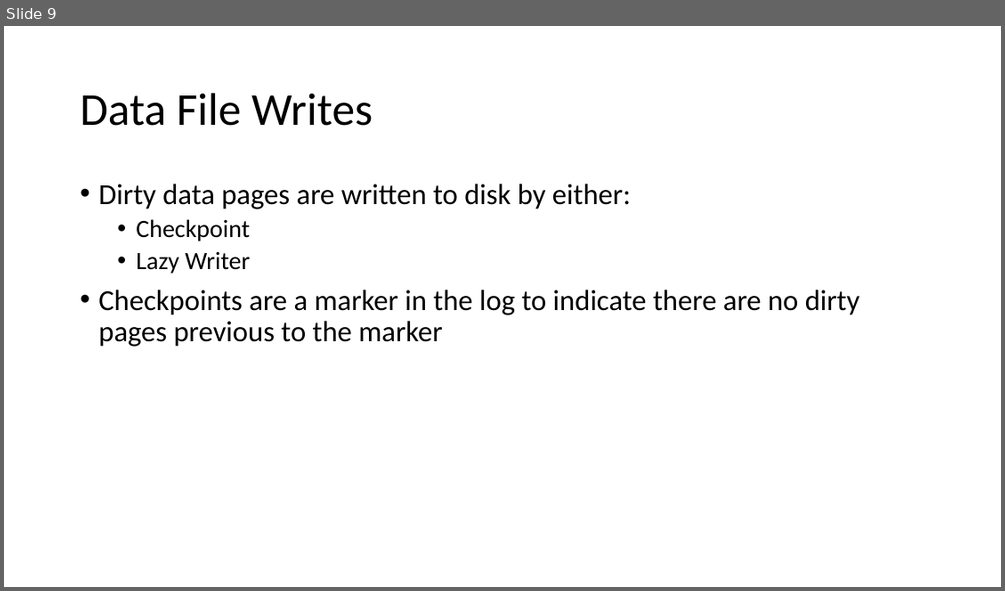
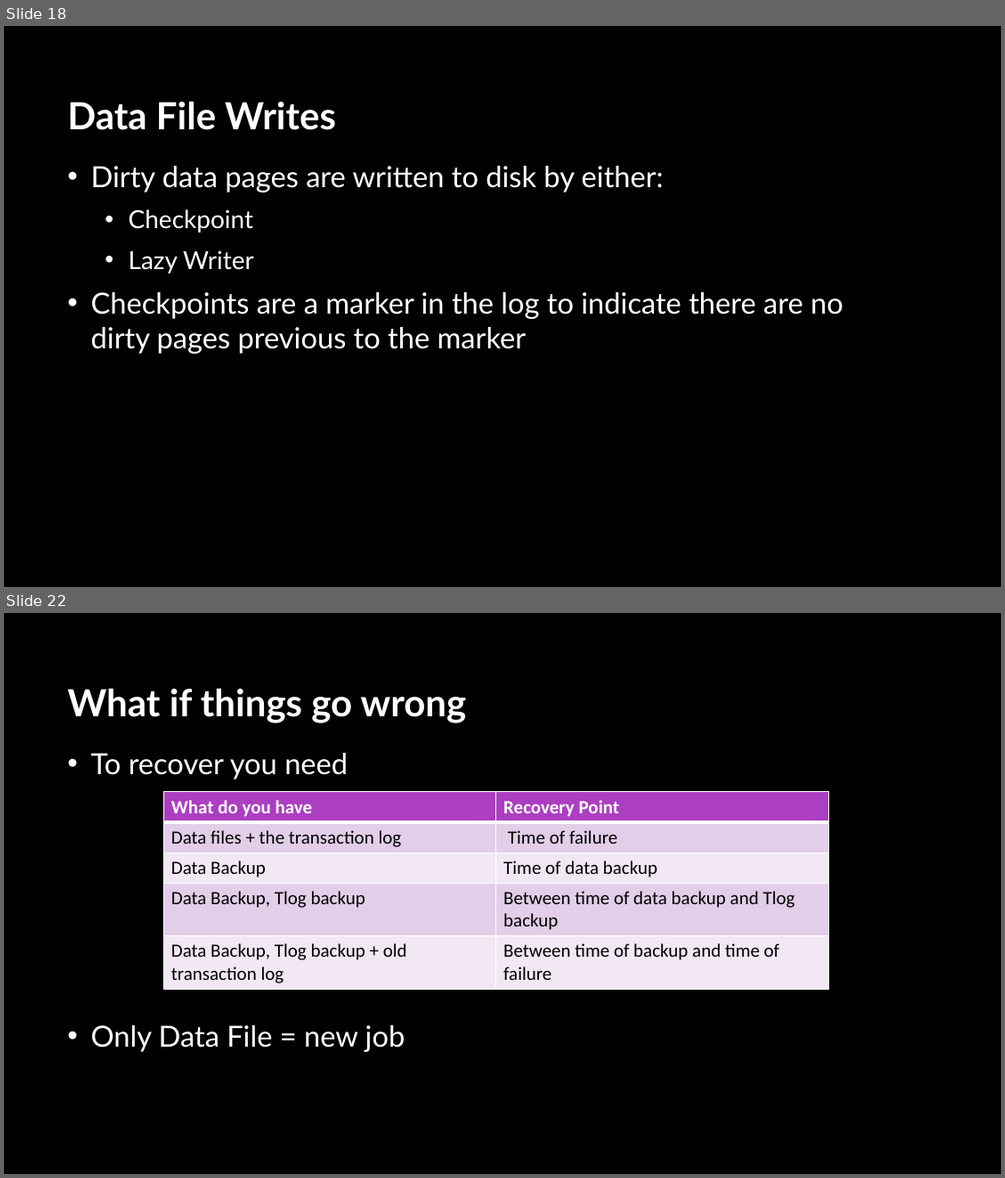
Before and after one commit to sabinio/SQLTraining, a slide deck: Slides/1. Logging.pptx. Shown one above the other, each under a label of ours: slide 9 before the commit, slides 18 and 22 after it; the slides between them are not shown. The pictures are 1005x591 and 1005x1178 pixels, drawn with LibreOffice and Linux fonts; fonts in the diff are those of the drawing; background and template pictures are left out. Boxes give left, top, right and bottom in pixels: in the first picture for what was removed or moved away, otherwise in the second. Text is boxed around its words. In the diff, an @@ line names an element or a change of style, - is before the commit and + after.

```diff
--- a/Slides/1. Logging.pptx
+++ b/Slides/1. Logging.pptx
@@ slide 22 added at (x1=4, y1=613, x2=1001, y2=1174), background picture (left out) @@
@@ title added at (x1=67, y1=688, x2=467, y2=723), 36 pt, text #FFFFFF, bold @@
+What if things go wrong
@@ text added at (x1=91, y1=753, x2=405, y2=1052), 28 pt, text #FFFFFF @@
+• To recover you need
+• Only Data File = new job
@@ table added at (x1=164, y1=792, x2=828, y2=988), 5 rows, 2 columns @@
+What do you have | Recovery Point
+Data files + the transaction log | Time of failure
+Data Backup | Time of data backup
+Data Backup, Tlog backup | Between time of data backup and Tlog backup
+Data Backup, Tlog backup + old transaction log | Between time of backup and time of failure
@@ what was slide 9 is now slide 18 @@
@@ slide 18 changed as well @@
@@ background #FFFFFF to picture (left out) @@
@@ title "Data File Writes" moved from (x1=80, y1=93, x2=372, y2=126) to (x1=67, y1=101, x2=336, y2=130) @@
@@ title "Data File Writes" at (x1=67, y1=101, x2=336, y2=130): size 44 to 36 pt, font Calibri to Lato, text colour #000000 to #FFFFFF, bold on; line spacing 0.9 to 1 @@
@@ text "Dirty data pages are written ..." moved from (x1=98, y1=184, x2=860, y2=346) to (x1=91, y1=166, x2=843, y2=354) @@
@@ text "Dirty data pages are written ..." at (x1=91, y1=166, x2=843, y2=354): font Calibri to Lato, text colour #000000 to #FFFFFF; indent changed; line spacing 0.9 to 1; more space between paragraphs @@
```
Also in this commit, not shown: 15 other slides changed, 19 other slides added, 1 slide removed.
